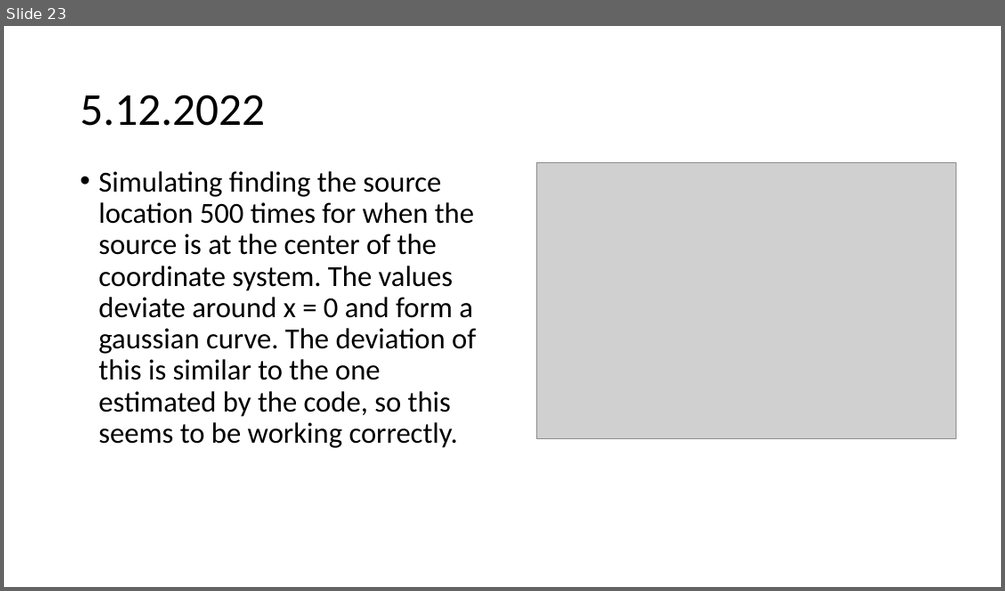
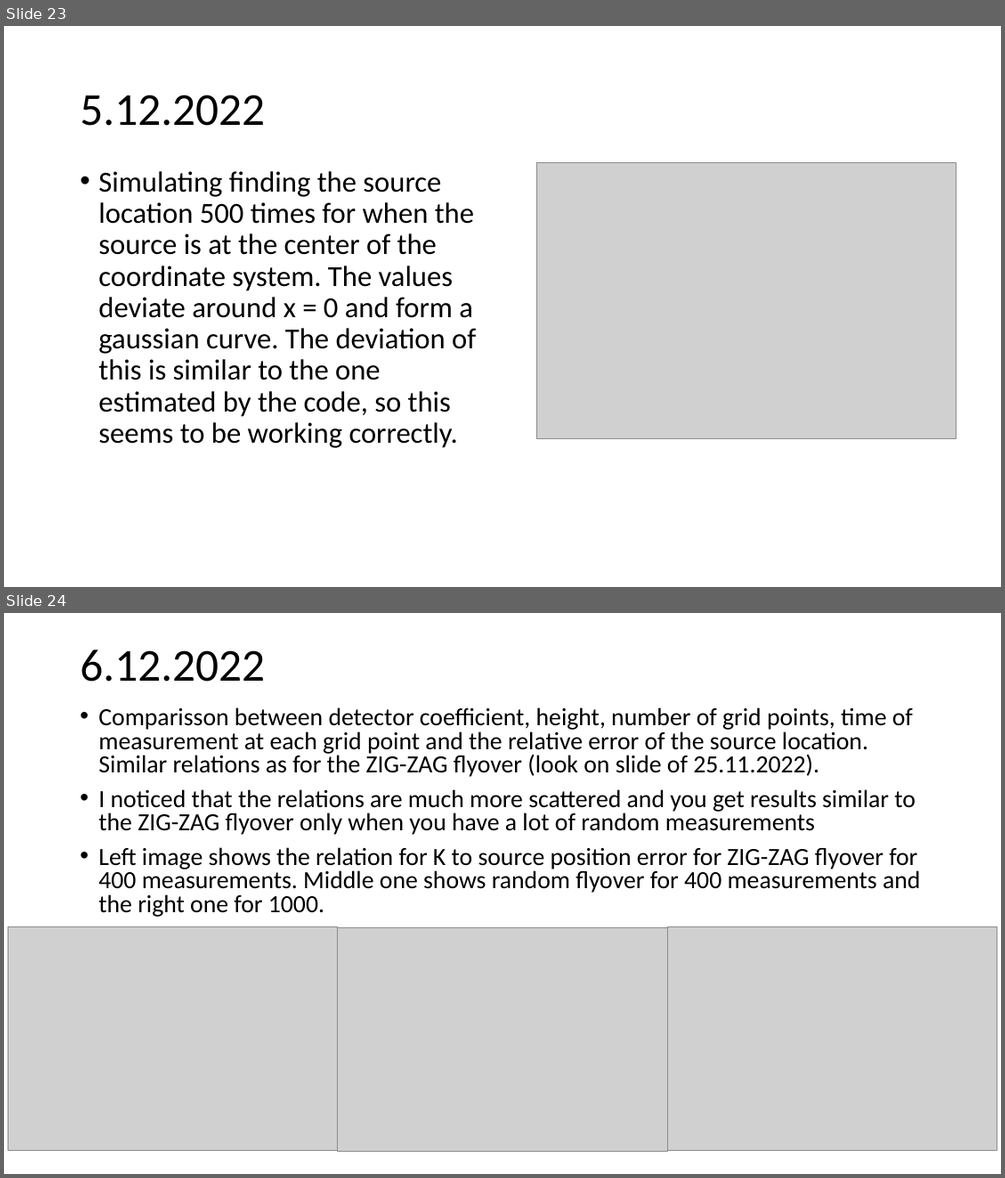
Before and after one commit to urhtrinko/DroneRadioactivity_student_job, a slide deck: reports/work_diary.pptx. Shown one above the other, each under a label of ours: slide 23 before the commit, slides 23 and 24 after it. The pictures are 1005x591 and 1005x1178 pixels, drawn with LibreOffice and Linux fonts; fonts in the diff are those of the drawing; grey boxes stand for pictures. Boxes give left, top, right and bottom in pixels: in the first picture for what was removed or moved away, otherwise in the second. Text is boxed around its words. In the diff, an @@ line names an element or a change of style, - is before the commit and + after.

```diff
--- a/reports/work_diary.pptx
+++ b/reports/work_diary.pptx
@@ slide 24 added at (4, 613, 1001, 1174), background #FFFFFF @@
@@ title added at (80, 649, 265, 682), 44 pt, text #000000 @@
+6.12.2022
@@ text added at (98, 707, 920, 916), 23.8 pt, text #000000 @@
+• Comparisson between detector coefficient, height, number of grid points, time of measurement at each grid point and the relative error of the source location. Similar relations as for the ZIG-ZAG flyover (look on slide of 25.11.2022).
+• I noticed that the relations are much more scattered and you get results similar to the ZIG-ZAG flyover only when you have a lot of random measurements
+• Left image shows the relation for K to source position error for ZIG-ZAG flyover for 400 measurements. Middle one shows random flyover for 400 measurements and the right one for 1000.
@@ picture added at (8, 926, 339, 1150) @@
@@ picture added at (338, 928, 667, 1151) @@
@@ picture added at (667, 926, 997, 1150) @@
```
Also in this commit, not shown: 1 other slide added.
